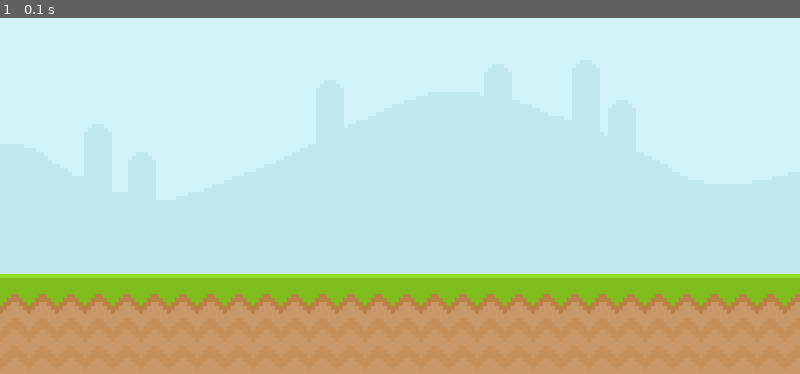
Above: before the commit, frame 1.
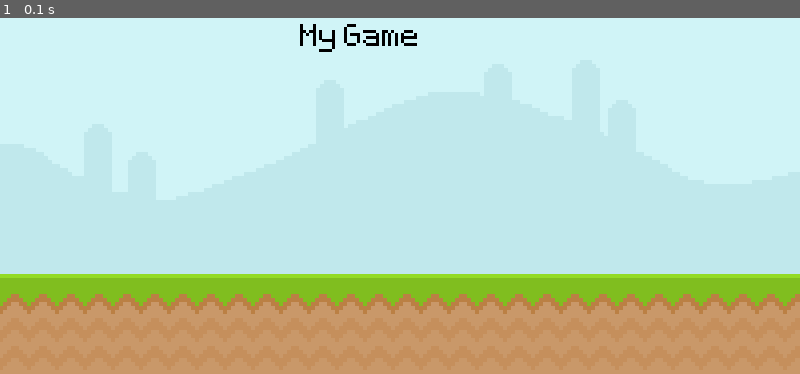
Above: after the commit, the same moment.

Repository: kalc1/Pygame-Test
Game: pygame game, started from Initial File.py
Same seed, same stepped clock (60 frames per second), same inputs: the game is played once before the commit and once after it.
Inputs:
- Up to frame 1 (0.1 s): no input

The runs differ from the first frame. In frame 1, 0.3% of the frame differs, in the area x 37-53%, y 1-10%.

Commit message:
import font and generate text surface

Diff:
--- a/Initial File.py
+++ b/Initial File.py
@@ -6,11 +6,13 @@
 screen = pygame.display.set_mode((800,400)) # (width, height)
 pygame.display.set_caption('First Game')
 clock = pygame.time.Clock()
-running = True
+test_font = pygame.font.Font('C:/Users\kalco\Coding Projects\Python\Pygame-Test\\font\Pixeltype.ttf', 50) # (font type, font size)
 
 sky_surface = pygame.image.load('C:/Users\kalco\Coding Projects\Python\Pygame-Test\graphics\Sky.png')
 ground_surface = pygame.image.load('C:/Users\kalco\Coding Projects\Python\Pygame-Test\graphics\ground.png')
+text_surface = test_font.render('My Game', False, 'Black') # (text, Anti-Aliasing, color)
 
+running = True
 while running:
     # poll for events
     # pygame.QUIT event means the user clicked the x to close the window
@@ -21,6 +23,7 @@
 
     screen.blit(sky_surface, (0,0))
     screen.blit(ground_surface, (0,300))
+    screen.blit(text_surface, (300, 50))
 
     # update everything
     pygame.display.update()
@@ -28,7 +31,5 @@
 
 
 
-
-
 # This closes the game window once the while-loop above ends when the x button is pressed
 pygame.quit()
